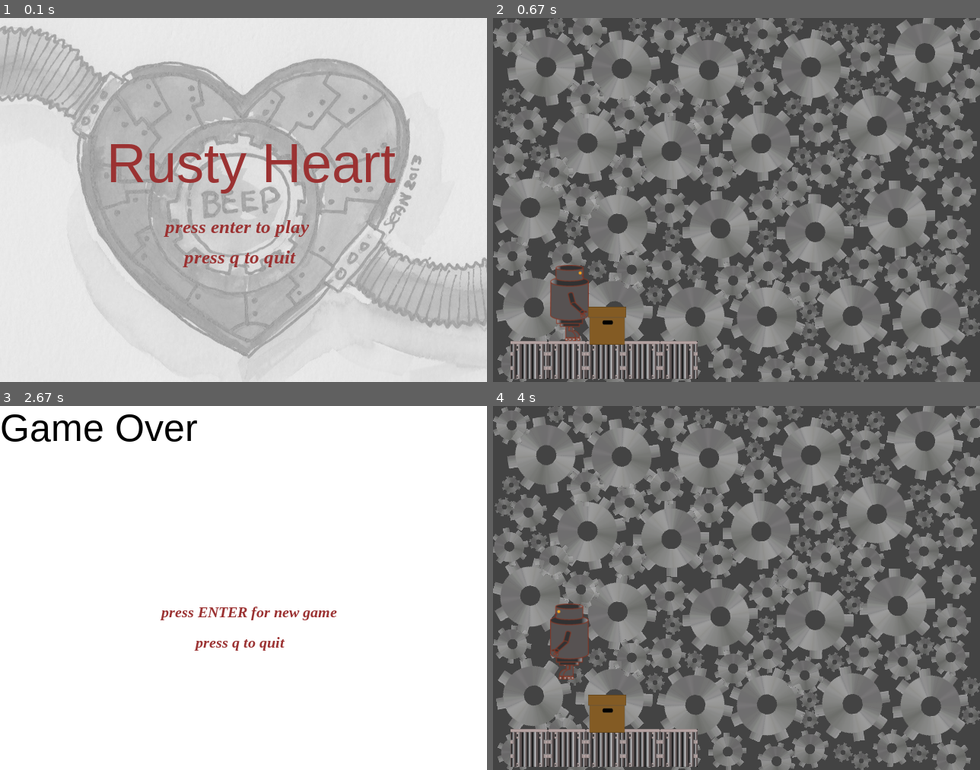
Above: before the commit, frames 1-4 (two rows, left to right).
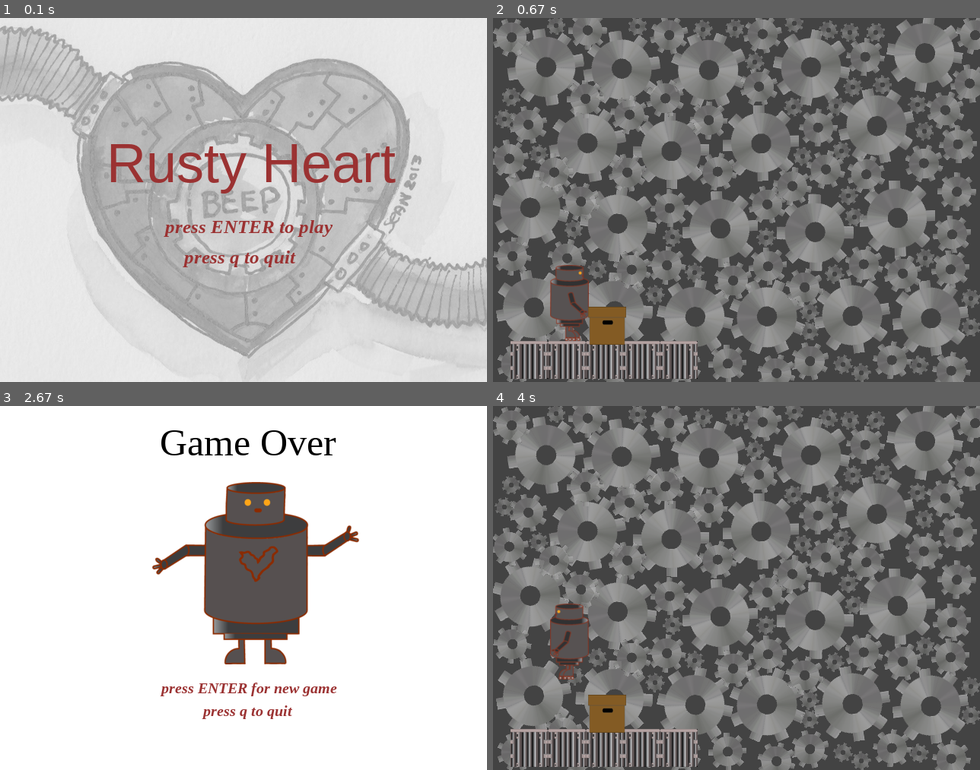
Above: after the commit, the same moments.

Repository: beatriceliang/RustyHeart
Game: pygame game, started from RustyHeart.py
Same seed, same stepped clock (60 frames per second), same inputs: the game is played once before the commit and once after it. The source is Python 2; it was converted automatically to run under Python 3.
Inputs:
- Up to frame 1 (0.1 s): no input
- Up to frame 2 (0.67 s): tap Enter at 0.33 s
- Up to frame 3 (2.67 s): tap Space at 0.67, 1.07, 1.37, 1.57, 1.9, 2.2 s; hold Right 1-1.47 s; hold Left 1.5-1.8 s; hold Right 1.83-2.3 s
- Up to frame 4 (4 s): tap Enter at 2.9, 3.23 s; hold Left 3.57-3.97 s; tap Space at 3.63, 3.93 s

The runs differ from the first frame. In frame 1, 0.5% of the frame differs, in the area x 43-69%, y 55-61%; in frame 2, nothing differs; in frame 3, 12%, in the area x 0-74%, y 2-87%; in frame 4, nothing differs.

Commit message:
gameover

Diff:
--- a/RustyHeart.py
+++ b/RustyHeart.py
@@ -65,7 +65,7 @@
 				self.screen.blit(title,(140,150))
 
 				afont = pygame.font.SysFont("Times New Roman", 25, italic = True, bold = True)
-				space = afont.render("press enter to play", True, (155,50,50))
+				space = afont.render("press ENTER to play", True, (155,50,50))
 				self.screen.blit(space,(215,260))
 
 				quit = afont.render("press q to quit", True, (155,50,50))
@@ -162,16 +162,19 @@
 			if self.state == "end":
 				'''Creates a game over page'''
 				self.drawBkg(refresh)
-				afont = pygame.font.SysFont("Arial", 50)
+				afont = pygame.font.SysFont("Times New Roman", 50)
 				title = afont.render("Game Over",True,(0,0,0))
-				self.screen.blit(title,(0,0))
+				self.screen.blit(title,(210,20))
+
+				rusty = pygame.image.load( "rustysmall.png" ).convert_alpha()
+				self.screen.blit( rusty, (200, 100) )
 
 				afont = pygame.font.SysFont("Times New Roman", 20, italic = True, bold = True)
 				space = afont.render("press ENTER for new game", True, (155,50,50))
-				self.screen.blit(space,(210,260))
+				self.screen.blit(space,(210,360))
 
 				quit = afont.render("press q to quit", True, (155,50,50))
-				self.screen.blit(quit,(255,300))
+				self.screen.blit(quit,(265,390))
 
 				for event in pygame.event.get():
 					if event.type == pygame.KEYDOWN:
Binary file added: rustysmall.png
Not shown, changed: box.pyc
